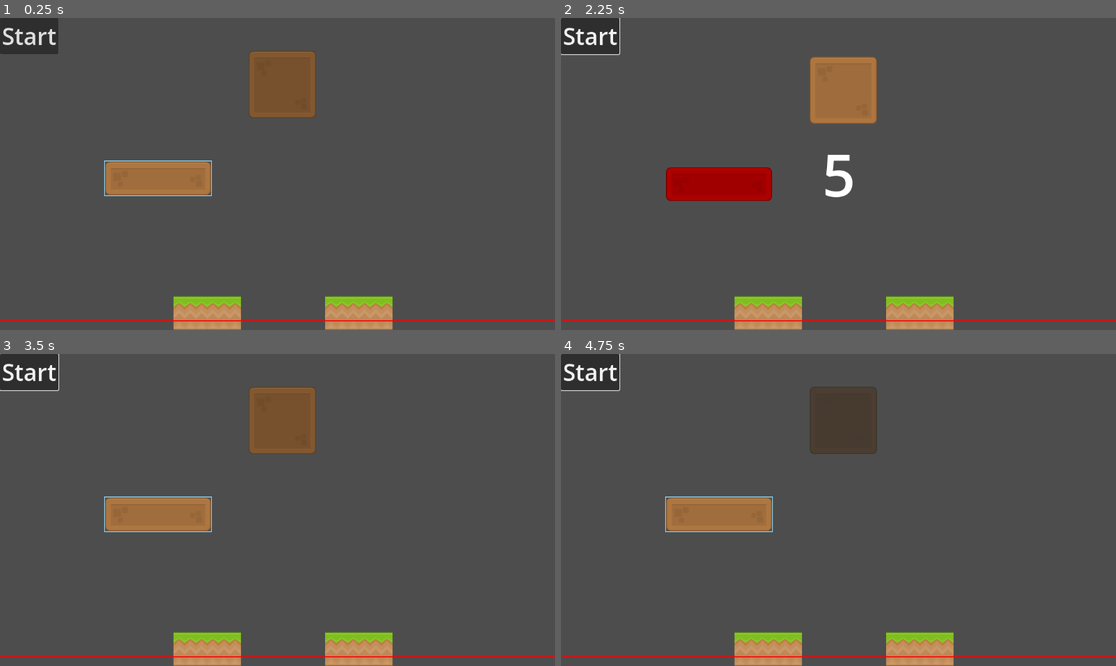
Above: before the commit, frames 1-4 (two rows, left to right).
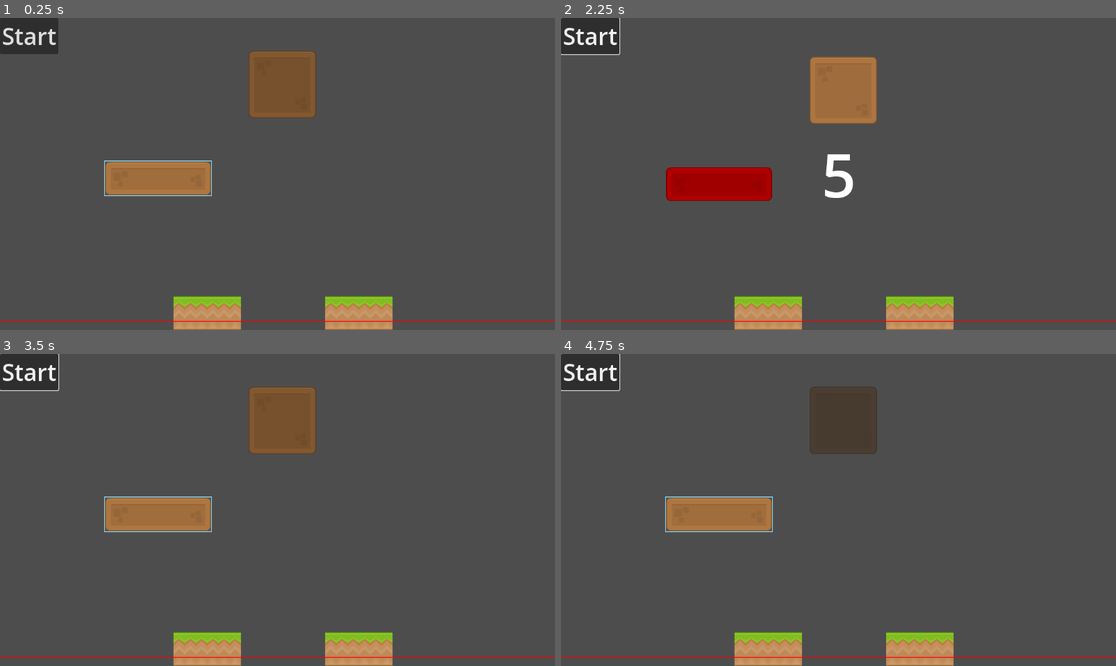
Above: after the commit, the same moments.

Repository: Emarald64/physics-puzzle-game
Game: Godot game, scene res://scenes/main.tscn
The game is run twice, just before and just after one commit, with the same random seed, the same clock (stepped at 60 frames per second) and the same inputs.
Inputs (mouse positions are in pixels of both pictures, inside the frame that each line leads up to):
- Up to frame 1 (0.25 s): no input
- Up to frame 2 (2.25 s): click "Start" at 0.5 s; click "Start" at 1.25 s; tap Enter at 2 s; drag from (844, 83) to (716, 177) at 2.02 s
- Up to frame 3 (3.5 s): drag from (155, 619) to (283, 525) at 2.77 s
- Up to frame 4 (4.75 s): tap R (reset) at 3.5, 4.25 s; move the mouse to (894, 441) at 3.52 s; hold Right 3.53-4.25 s; tap Alt at 3.6 s; drag from (810, 572) to (716, 513) at 4.27 s

The runs differ from the first frame. In frame 1, 0.4% of the frame differs, in the area x 0-100%, y 96-98%; in frame 2, 0.5%, in the area x 0-100%, y 43-98%; in frame 3, 0.4%; in frame 4, 0.4%.

Commit message:
Made fail line adjustable by level

Diff:
--- a/scenes/main.gd
+++ b/scenes/main.gd
@@ -12,7 +12,7 @@
 	if Input.is_action_just_pressed("reset"):fail()
 	if not $WinCountdownTimer.is_stopped():
 		$"Count Down".text=str(int(ceilf($WinCountdownTimer.time_left)))
-		$"Count Down".add_theme_font_size_override("font_size",64+(384*minf(0.5,1-fmod($WinCountdownTimer.time_left,1.0))))
+		$"Count Down".add_theme_font_size_override("font_size",64+(384*minf(0.5,1-fmod($WinCountdownTimer.time_left-0.01,1.0))))
 
 func _ready() -> void:
 	loadLevel(1)
@@ -36,6 +36,7 @@
 	# add the new level
 	level=load("res://scenes/levels/level_"+str(number)+".tscn").instantiate()
 	level.z_index=-1
+	$Fail.position.y=level.get_meta("fail_line_offset",630.0)
 	add_child(level)
 	#secondsUntilWin=6
 	$"Count Down".hide()
--- a/scenes/main.tscn
+++ b/scenes/main.tscn
@@ -3,13 +3,12 @@
 [ext_resource type="Script" uid="uid://dof1a53xi077g" path="res://scenes/main.gd" id="1_0wfyh"]
 
 [sub_resource type="WorldBoundaryShape2D" id="WorldBoundaryShape2D_sgp6g"]
-distance = -600.0
 
 [node name="main" type="Node2D"]
 script = ExtResource("1_0wfyh")
 
 [node name="Fail" type="Area2D" parent="."]
-position = Vector2(0, 29)
+position = Vector2(0, 630)
 collision_layer = 2
 collision_mask = 2
 monitoring = false
@@ -18,7 +17,7 @@
 shape = SubResource("WorldBoundaryShape2D_sgp6g")
 
 [node name="Line2D" type="Line2D" parent="Fail"]
-points = PackedVector2Array(0, 600, 1152, 600)
+points = PackedVector2Array(0, 0, 1152, 0)
 width = 2.0
 default_color = Color(1, 0, 0, 1)
 
Not shown, changed: readme.md
